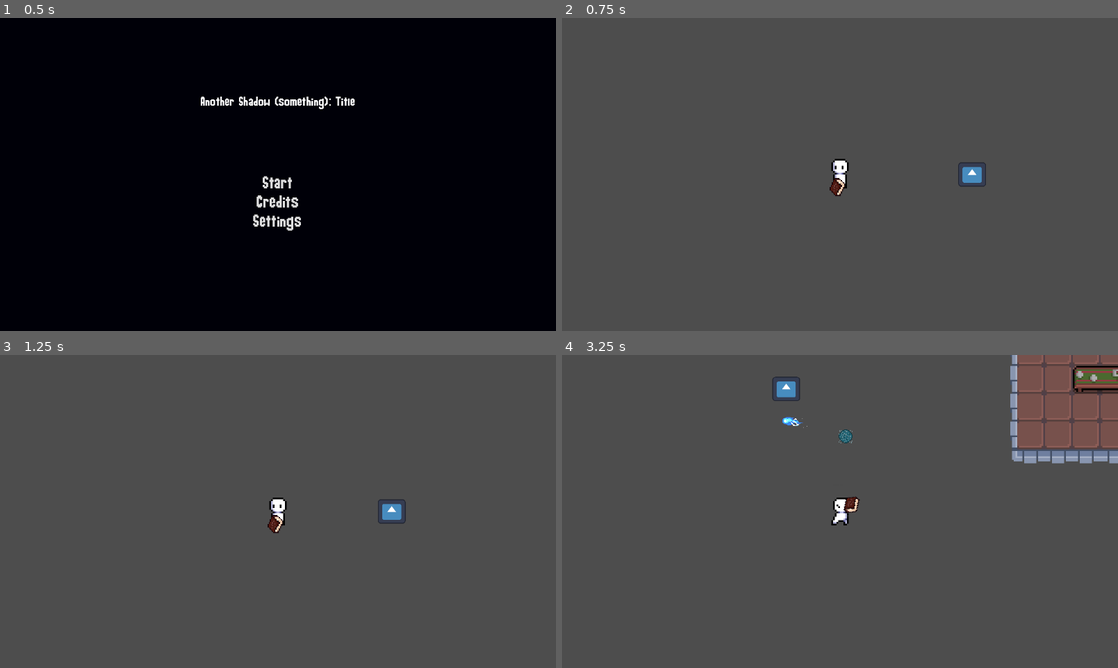
Above: before the commit, frames 1-4 (two rows, left to right).
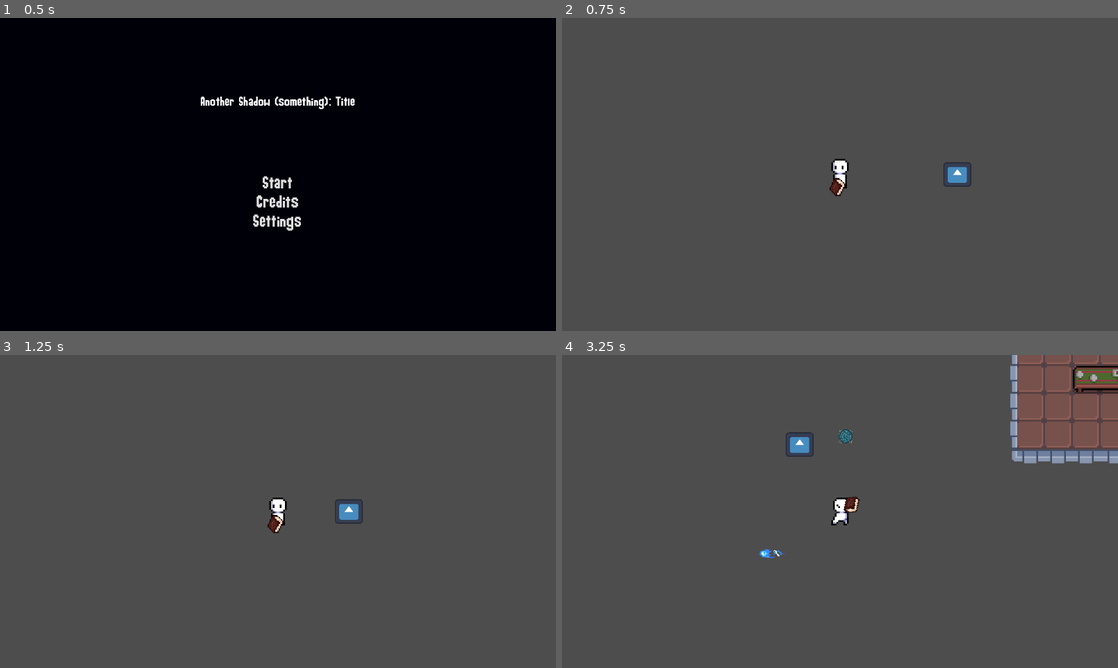
Above: after the commit, the same moments.

Repository: DaqCode/GameJamGroupGame
Game: Godot game, scene res://scenes/mainMenu/main_menu.tscn
The game is run twice, just before and just after one commit, with the same random seed, the same clock (stepped at 60 frames per second) and the same inputs. The engine's default icon, where the game draws it, is replaced by a stand-in: a white triangle on a blue panel in a dark square.
Inputs (mouse positions are in pixels of both pictures, inside the frame that each line leads up to):
- Up to frame 1 (0.5 s): no input
- Up to frame 2 (0.75 s): click "Start" at 0.5 s
- Up to frame 3 (1.25 s): no input
- Up to frame 4 (3.25 s): move the mouse to (962, 495) at 1.27 s; hold D (right) 1.28-2.03 s; click (962, 495) at 1.35 s; move the mouse to (728, 527) at 2.02 s; hold Down (down) 2.03-2.78 s; right-click (728, 527) at 2.1 s; click (728, 527) at 2.3 s; move the mouse to (895, 442) at 2.77 s; hold D (right) from 2.78 s (still down); click (895, 442) at 2.85 s

Frame 1 is identical in both runs. In frame 2, 0.3% of the frame differs, in the area x 68-77%, y 46-54%; in frame 3, 0.5%; in frame 4, 0.6%, in the area x 35-46%, y 6-65%.

Commit message:
Added pickup

Diff:
--- a/Example/Enemy.gd
+++ b/Example/Enemy.gd
@@ -1,17 +1,24 @@
-extends Node2D
+extends CharacterBody2D
 
 @onready var ray_cast_2d: RayCast2D = $RayCast2D
 @onready var timer: Timer = $Timer
 @export var ammo: PackedScene
 @export var health: float = 5
+@export var enemySpeed : int = 50
+
+@onready var item: PackedScene = preload("res://scenes/droppable/droppable.tscn")
+
 var Player
 
 func _ready()-> void:
 	Player = get_parent().find_child("Player")
 
 func _physics_process(_delta)-> void:
+	# position += (Player.position - position)/enemySpeed
+	velocity = Player.position - position
 	_aim()
 	_check_player_collision()
+	move_and_slide()
 
 func _aim() -> void:
 	ray_cast_2d.target_position = to_local(Player.global_position)
@@ -34,6 +41,14 @@
 func _on_enemy_area_area_entered(area) -> void:
 	if area.name == "BulletArea":
 		if health == 1:
-			queue_free()
+			drop_item()
+
 		health -= 1
-		print("Health: %s" % health)
+
+
+func drop_item() -> void:
+	var new_item = item.instantiate()
+	new_item.init_item(Droppable.droppable_type.health)
+	new_item.position = position
+	get_tree().current_scene.add_child(new_item)
+	call_deferred("queue_free")
--- a/Example/enemy.tscn
+++ b/Example/enemy.tscn
@@ -1,56 +1,8 @@
 [gd_scene load_steps=5 format=3 uid="uid://do4aiaa7vcb7n"]
 
+[ext_resource type="Script" path="res://Example/Enemy.gd" id="1_g6jys"]
 [ext_resource type="PackedScene" uid="uid://bv6fm20s17iss" path="res://Example/enemy_bullets.tscn" id="2_8fg4o"]
 [ext_resource type="Texture2D" uid="uid://ctomrh3byrew1" path="res://icon.svg" id="2_t77rc"]
-
-[sub_resource type="GDScript" id="GDScript_rmsgg"]
-script/source = "extends Node2D
-
-@onready var ray_cast_2d: RayCast2D = $RayCast2D
-@onready var timer: Timer = $Timer
-
-@export var ammo: PackedScene
-@export var health: int = 5
-@export var enemySpeed : int
-
-var player_position
-var target_position
-var velocity: Vector2 = Vector2()
-
-var Player
-
-func _ready()-> void:
-	Player = get_parent().find_child(\"Player\")
-
-func _physics_process(delta)-> void:
-	position += (Player.position - position)/enemySpeed
-	_aim()
-	_check_player_collision()
-
-func _aim() -> void:
-	ray_cast_2d.target_position = to_local(Player.global_position)
-
-func _check_player_collision()-> void:
-	if ray_cast_2d.get_collider() == Player and timer.is_stopped():
-		timer.start()
-	elif ray_cast_2d.get_collider() != Player and not timer.is_stopped():
-		timer.stop()
-
-func _on_timer_timeout()-> void:
-	_shoot()
-
-func _shoot() -> void:
-	var bullet = ammo.instantiate()
-	bullet.position = position
-	bullet.direction = (ray_cast_2d.target_position).normalized()
-	get_tree().current_scene.add_child(bullet)
-
-func _on_enemy_area_area_entered(area) -> void:
-	if area.name == \"BulletArea\":
-		if health == 1:
-			queue_free()
-		health -= 1
-"
 
 [sub_resource type="RectangleShape2D" id="RectangleShape2D_34es0"]
 size = Vector2(64, 48)
@@ -58,9 +10,8 @@
 [node name="Enemy" type="CharacterBody2D"]
 collision_layer = 4
 collision_mask = 31
-script = SubResource("GDScript_rmsgg")
+script = ExtResource("1_g6jys")
 ammo = ExtResource("2_8fg4o")
-enemySpeed = 25
 
 [node name="Icon" type="Sprite2D" parent="."]
 position = Vector2(0, -3.8147e-06)
--- /dev/null
+++ b/scenes/droppable/droppable.gd
@@ -0,0 +1,20 @@
+extends Node2D
+
+class_name Droppable
+
+enum droppable_type {
+	gold,
+	health
+}
+
+var type: droppable_type
+
+
+func init_item(type: droppable_type) -> void:
+	self.type = type
+
+
+func _on_area_2d_area_entered(area: Area2D) -> void:
+	if area.is_in_group("player"):
+		area.get_parent().picked_up(type)
+	queue_free()
--- /dev/null
+++ b/scenes/droppable/droppable.tscn
@@ -0,0 +1,21 @@
+[gd_scene load_steps=4 format=3 uid="uid://dhvahypuxq0h8"]
+
+[ext_resource type="Script" path="res://scenes/droppable/droppable.gd" id="1_pwtu5"]
+[ext_resource type="Texture2D" uid="uid://hfm6ueq8h1rl" path="res://assets/droppable/coin.png" id="2_1tm8c"]
+
+[sub_resource type="CircleShape2D" id="CircleShape2D_wjpp1"]
+
+[node name="Droppable" type="Node2D"]
+script = ExtResource("1_pwtu5")
+
+[node name="Sprite2D" type="Sprite2D" parent="."]
+texture = ExtResource("2_1tm8c")
+
+[node name="Area2D" type="Area2D" parent="."]
+collision_layer = 34
+collision_mask = 34
+
+[node name="CollisionShape2D" type="CollisionShape2D" parent="Area2D"]
+shape = SubResource("CircleShape2D_wjpp1")
+
+[connection signal="area_entered" from="Area2D" to="." method="_on_area_2d_area_entered"]
Binary file added: assets/droppable/coin.png
Not shown, added: assets/droppable/coin.png.import
